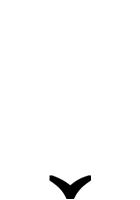
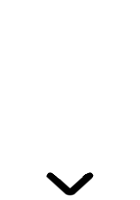
Layer changes from the first 140x200 image to the second:
renamed "^" to "Layer 3", painted on it over [left=46, top=172, right=94, bottom=199]
